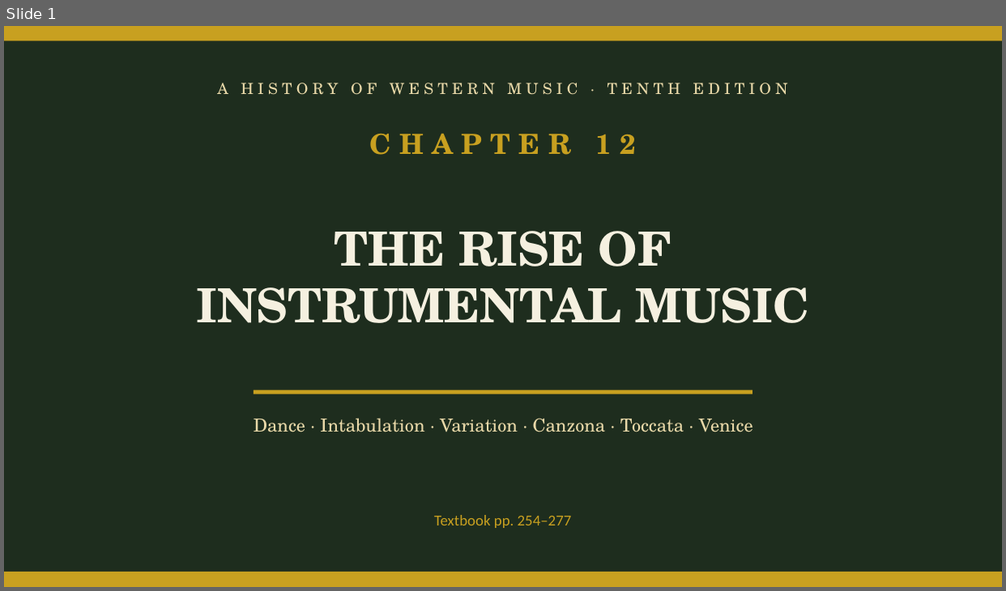
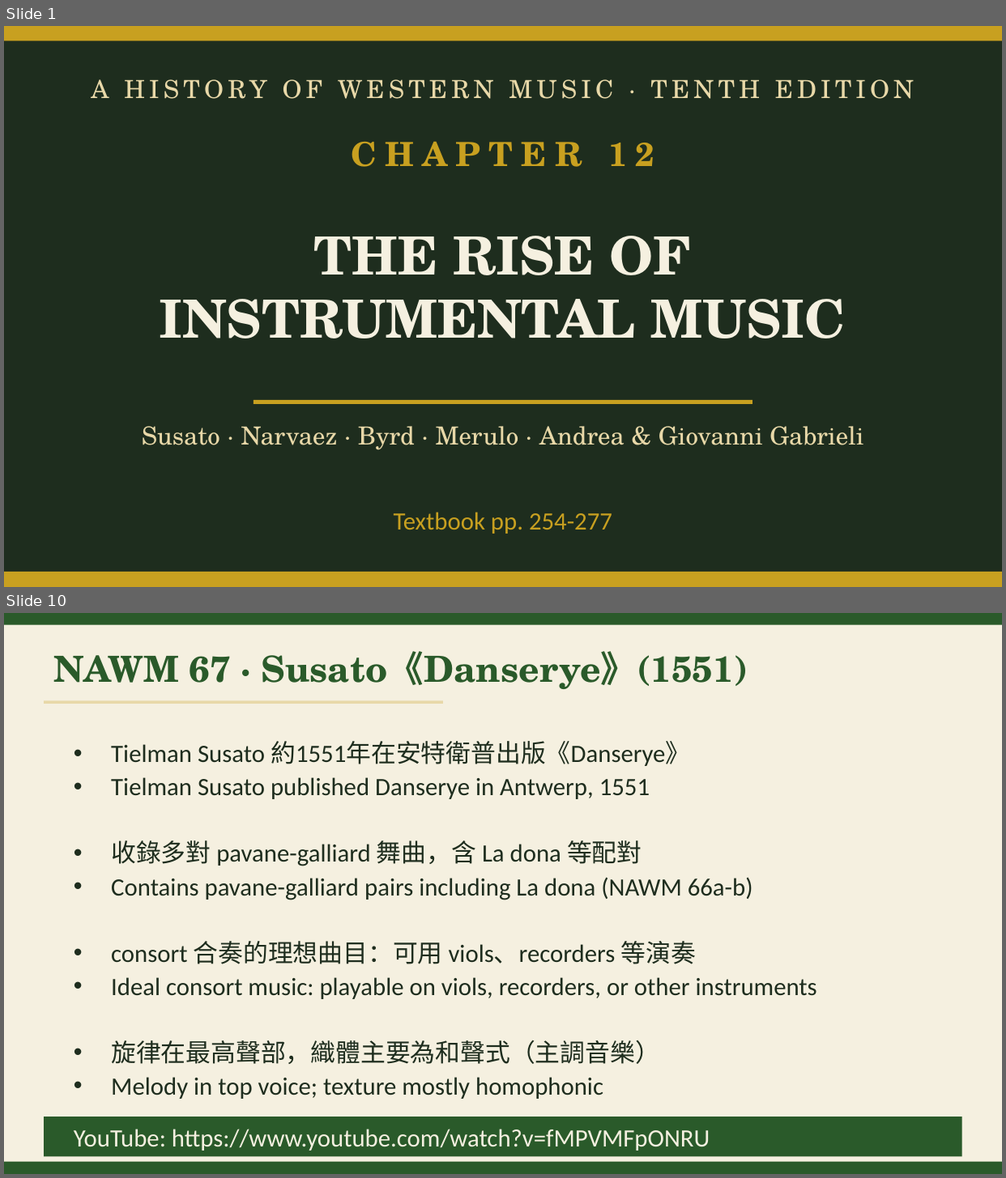
Before and after one commit to ccli-taipower/A_History_of_Western_Music, a slide deck: Ch12_Instrumental.pptx. Shown one above the other, each under a label of ours: slide 1 before the commit, slides 1 and 10 after it; the slides between them are not shown. The pictures are 1006x591 and 1006x1178 pixels, drawn with LibreOffice and Linux fonts; fonts in the diff are those of the drawing. Boxes give left, top, right and bottom in pixels: in the first picture for what was removed or moved away, otherwise in the second. Text is boxed around its words. In the diff, an @@ line names an element or a change of style, - is before the commit and + after.

```diff
--- a/Ch12_Instrumental.pptx
+++ b/Ch12_Instrumental.pptx
@@ slide 10 added at (4, 613, 1002, 1174), background #F5F0E0 @@
@@ rectangle added at (4, 613, 1002, 625), fill #2A5A2A @@
@@ text added at (53, 651, 748, 689), 26 pt, text #2A5A2A, bold @@
+NAWM 67 · Susato《Danserye》(1551)
@@ rectangle added at (44, 700, 443, 704), fill #E8D8A8 @@
@@ text added at (111, 741, 690, 799), 18 pt, text #1E2D1E @@
+• Tielman Susato 約1551年在安特衛普出版《Danserye》
+• Tielman Susato published Danserye in Antwerp, 1551
@@ text added at (111, 841, 753, 901), 18 pt, text #1E2D1E @@
+• 收錄多對 pavane-galliard 舞曲，含 La dona 等配對
+• Contains pavane-galliard pairs including La dona (NAWM 66a-b)
@@ text added at (111, 941, 817, 999), 18 pt, text #1E2D1E @@
+• consort 合奏的理想曲目：可用 viols、recorders 等演奏
+• Ideal consort music: playable on viols, recorders, or other instruments
@@ text added at (111, 1041, 660, 1099), 18 pt, text #1E2D1E @@
+• 旋律在最高聲部，織體主要為和聲式（主調音樂）
+• Melody in top voice; texture mostly homophonic
@@ rectangle added at (44, 1117, 962, 1157), fill #2A5A2A @@
@@ text added at (74, 1129, 710, 1151), 18 pt, text #F5F0E0 @@
+YouTube: https://www.youtube.com/watch?v=fMPVMFpONRU
@@ rectangle added at (4, 1162, 1002, 1174), fill #2A5A2A @@
@@ slide 1 changed as well @@
@@ text "A HISTORY OF WESTERN MUSIC ..." at (91, 79, 914, 99): size 11 to 18 pt @@
@@ text "CHAPTER 12" at (351, 141, 654, 167): size 20 to 24 pt @@
@@ text "THE RISE OF" at (160, 236, 846, 339): size 34 to 38 pt @@
@@ 2 texts, 1 rectangle: place and size @@
-2 texts, 1 rectangle at (196, 134, 809, 395)
+2 texts, 1 rectangle at (160, 141, 846, 404)
@@ text at (142, 426, 863, 450): text changed; size 13 to 18 pt @@
-Dance · Intabulation · Variation · Canzona · Toccata · Venice
+Susato · Narvaez · Byrd · Merulo · Andrea & Giovanni Gabrieli
@@ text at (394, 512, 612, 534): text changed; size 11 to 18 pt @@
-Textbook pp. 254–277
+Textbook pp. 254-277
```
Also in this commit, not shown: 26 other slides added, 9 slides removed, 37 other files.
